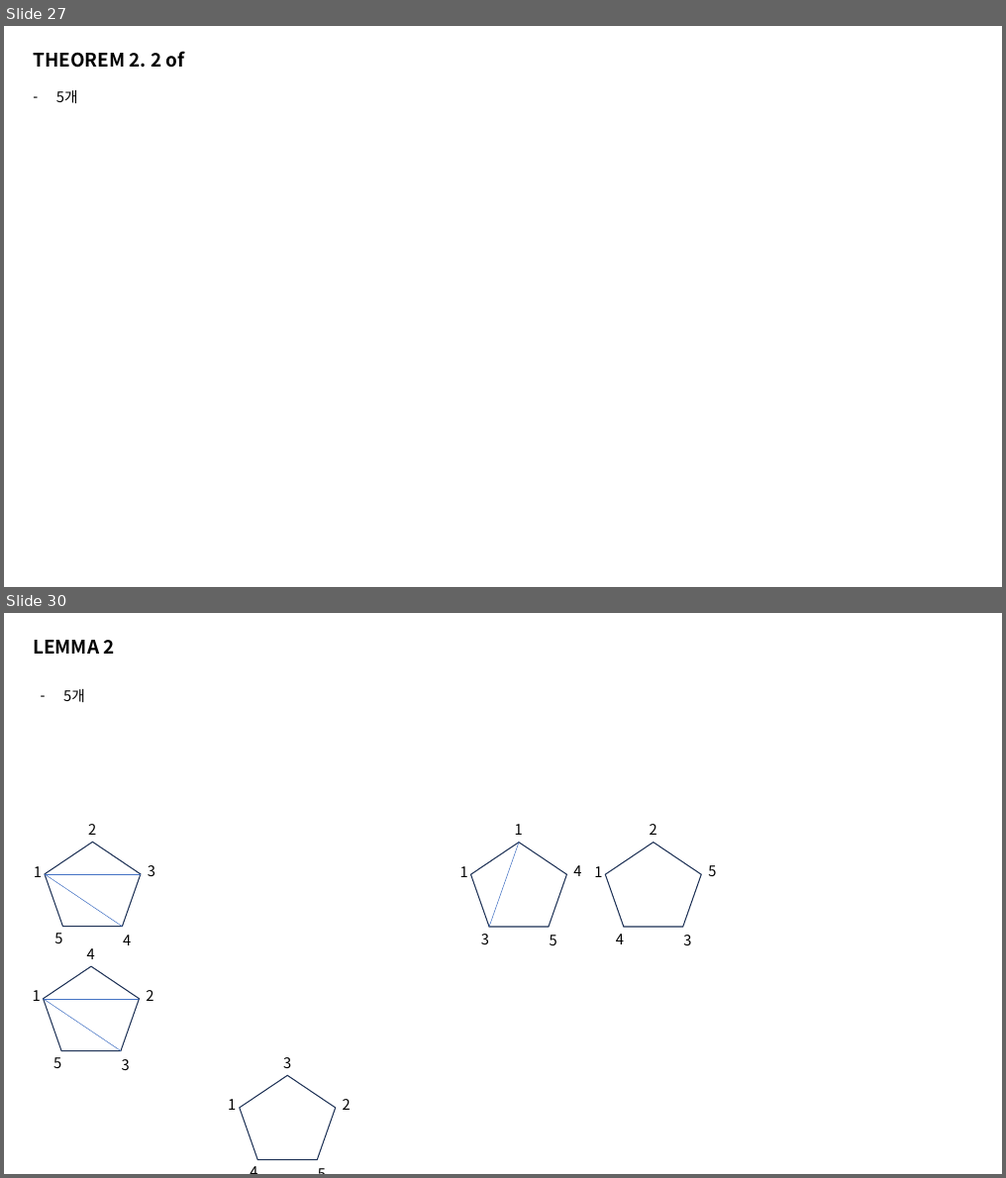
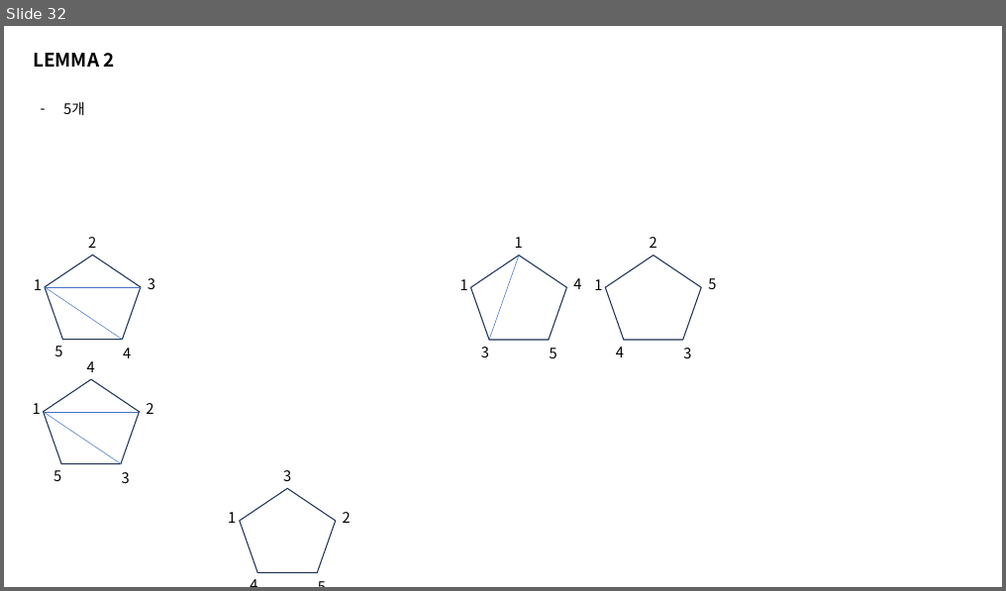
Before and after one commit to kimjiil/kimjiil.github.io, a slide deck: assets/images/2023-08-16-algorithm_study_00/HuShing 그림자료.pptx. Shown one above the other, each under a label of ours: slides 27 and 30 before the commit, slide 32 after it; the slides between them are not shown. The pictures are 1006x1178 and 1006x591 pixels, drawn with LibreOffice and Linux fonts; fonts in the diff are those of the drawing. Boxes give left, top, right and bottom in pixels: in the first picture for what was removed or moved away, otherwise in the second. Text is boxed around its words. In the diff, an @@ line names an element or a change of style, - is before the commit and + after.

```diff
--- a/assets/images/2023-08-16-algorithm_study_00/HuShing 그림자료.pptx
+++ b/assets/images/2023-08-16-algorithm_study_00/HuShing 그림자료.pptx
@@ slide 27 removed at <box>4,26,1002,587</box>, background #FFFFFF @@
@@ text removed at <box>33,51,185,68</box> @@
-THEOREM 2. 2 of
@@ text removed at <box>56,90,78,103</box> @@
-– 5개
@@ what was slide 30 is now slide 32 @@
```
Also in this commit, not shown: 2 slides changed, 5 slides added, 2 other slides removed, 2 other files.
